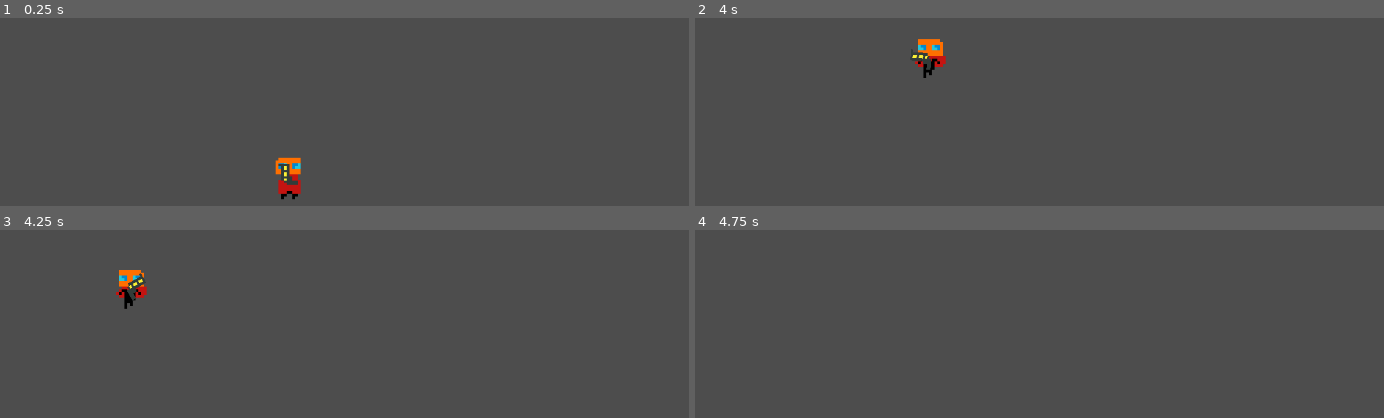
Above: before the commit, frames 1-4 (two rows, left to right).
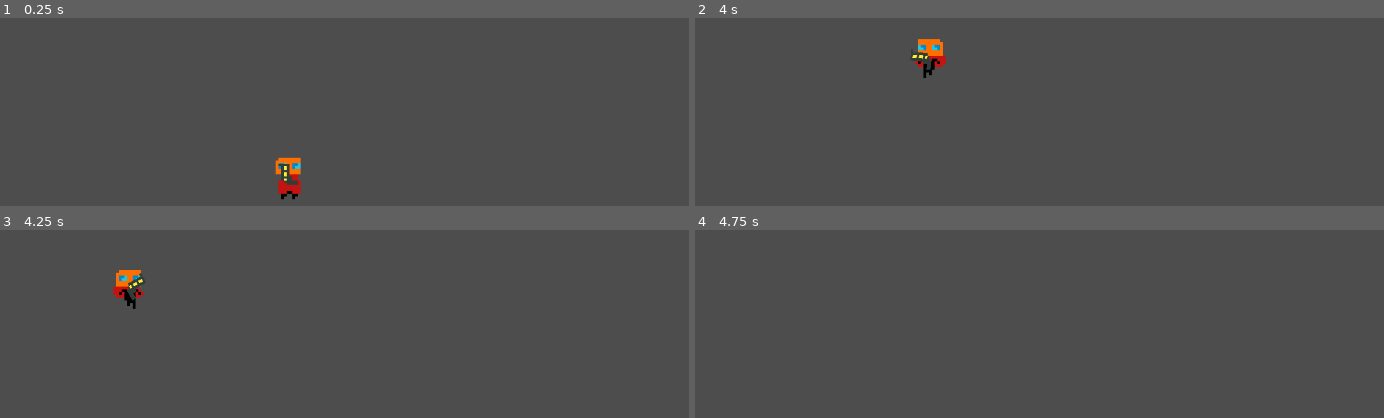
Above: after the commit, the same moments.

Repository: mendsergon/Kill-The-Food-Pyramid
Game: Godot game, scene res://Assets/Scenes/game.tscn
The game is run twice, just before and just after one commit, with the same random seed, the same clock (stepped at 60 frames per second) and the same inputs.
Inputs (mouse positions are in pixels of both pictures, inside the frame that each line leads up to):
- Up to frame 1 (0.25 s): no input
- Up to frame 2 (4 s): tap Enter at 0.5, 2 s; move the mouse to (outside the picture) at 0.52 s; hold D (move_right) 0.53-2.03 s; tap Shift (dash) at 0.6, 1.35, 2.3, 3.05, 3.6 s; tap Space (jump) at 0.77, 1.25, 1.52, 2.75, 3.02, 3.77 s; move the mouse to (outside the picture) at 1.27 s; move the mouse to (743, 102) at 2.02 s; hold A (move_left) from 2.03 s (still down); tap E (melee) at 2.1 s; move the mouse to (1025, 170) at 2.77 s; click (1025, 170) at 2.85 s; move the mouse to (867, 57) at 3.52 s
- Up to frame 3 (4.25 s): keep holding A (move_left)
- Up to frame 4 (4.75 s): move the mouse to (1163, 359) at 4.27 s; release A (move_left) at 4.28 s; hold D (move_right) from 4.28 s (still down); tap Shift (dash) at 4.35 s; tap Space (jump) at 4.52 s

Frames 1-2 are identical in both runs. In frame 3, 0.2% of the frame differs, in the area x 16-22%, y 22-43%; in frame 4, nothing differs.

Commit message:
Implemented player flipping logic based on cursor position

Diff:
--- a/Assets/Scripts/player.gd
+++ b/Assets/Scripts/player.gd
@@ -133,7 +133,11 @@
 	update_animations()
 
 	### --- SPRITE ORIENTATION --- ###
-	animated_sprite_2d.flip_h = move_direction < 0
+	# Flip sprite: during dash use movement direction; otherwise use cursor position
+	if is_dashing:
+		animated_sprite_2d.flip_h = move_direction < 0   # Face dash direction
+	else:
+		animated_sprite_2d.flip_h = (get_global_mouse_position().x < global_position.x)  # Face cursor
 
 ### --- DASH INITIALIZATION --- ###
 func start_dash():
@@ -142,6 +146,11 @@
 	can_dash = false
 	ground_touched_since_dash = false
 	velocity.y = 0.0
+	# If no input, dash toward cursor direction
+	if input_direction == 0:
+		var aim_dir = sign(get_global_mouse_position().x - global_position.x)
+		if aim_dir != 0:
+			move_direction = aim_dir
 	# Reset action queue
 	jump_after_dash = false
 	attack_after_dash = false
